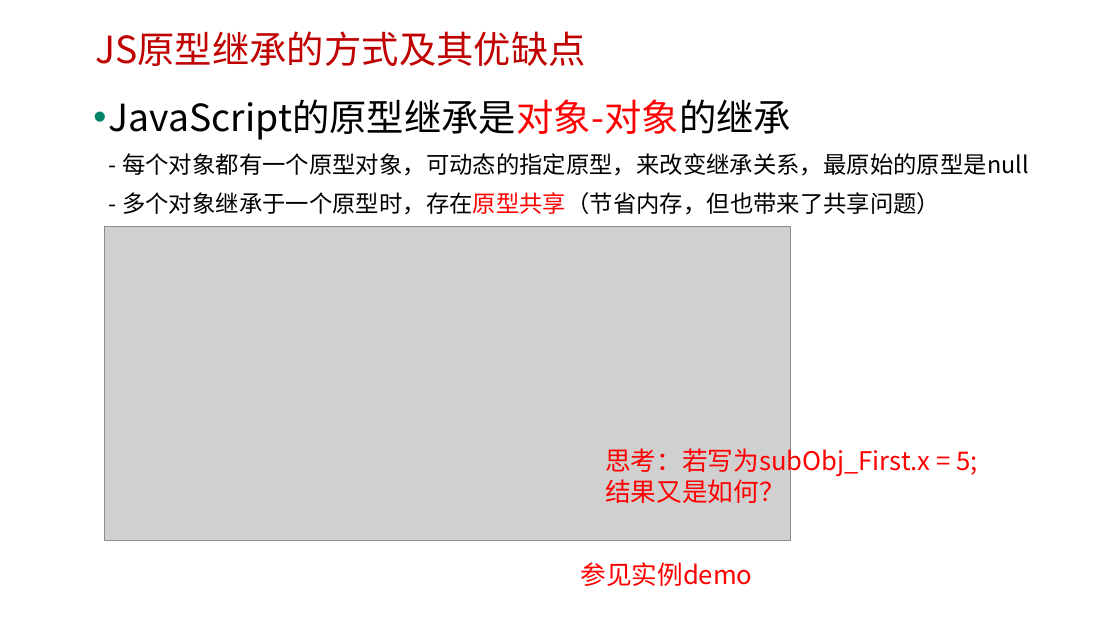
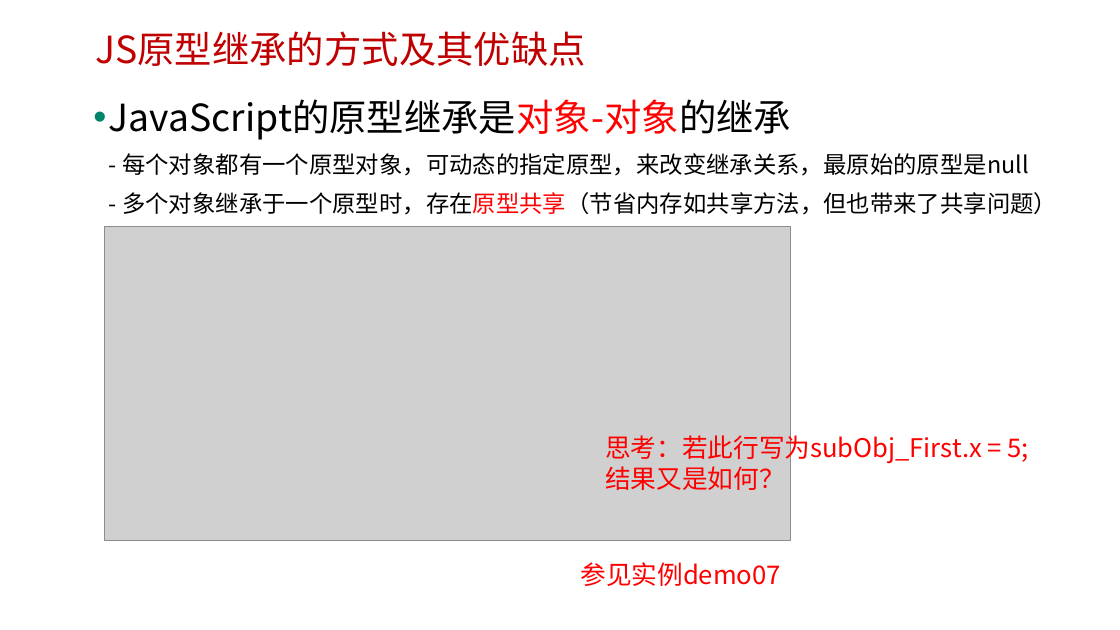
Before and after one commit to edu2act/course-javascript-advanced, a slide deck: slide 19 of 课程PPT/07.JavaScript面向对象编程 一.pptx. Drawn at 1120x630 pixels with LibreOffice and Linux fonts; fonts in the diff are those of the drawing; grey boxes stand for pictures; background and template pictures are left out. Boxes give left, top, right and bottom in pixels: in the first picture for what was removed or moved away, otherwise in the second. Text is boxed around its words. In the diff, an @@ line names an element or a change of style, - is before the commit and + after.

```diff
--- a/课程PPT/07.JavaScript面向对象编程 一.pptx
+++ b/课程PPT/07.JavaScript面向对象编程 一.pptx
@@ text at (109, 99, 1057, 215): text changed @@
-• JavaScript的原型继承是对象-对象的继承
-  - 每个对象都有一个原型对象，可动态的指定原型，来改变继承关系，最原始的原型是null
-  - 多个对象继承于一个原型时，存在原型共享（节省内存，但也带来了共享问题）
+• JavaScript的原型继承是对象-对象的继承
+  - 每个对象都有一个原型对象，可动态的指定原型，来改变继承关系，最原始的原型是null
+  - 多个对象继承于一个原型时，存在原型共享（节省内存如共享方法，但也带来了共享问题）
@@ text at (605, 431, 1029, 490): text changed @@
-思考：若写为subObj_First.x = 5;结果又是如何？
+思考：若此行写为subObj_First.x = 5;结果又是如何？
@@ text at (581, 562, 781, 586): text changed @@
-参见实例demo
+参见实例demo07
```
Also in this commit, not shown: 5 other slides changed, 3 slides added, 1 slide removed, 10 other files.
